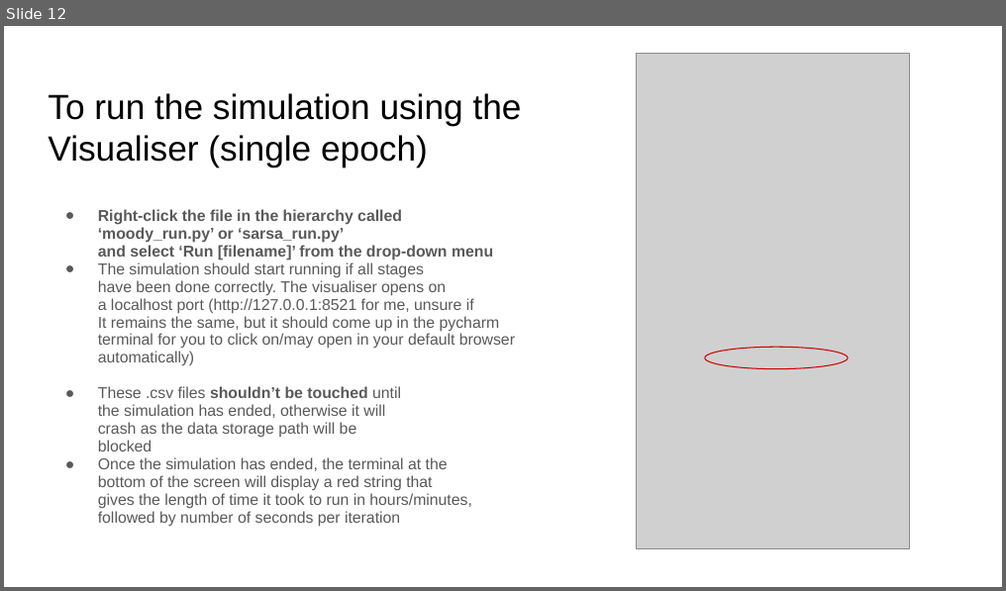
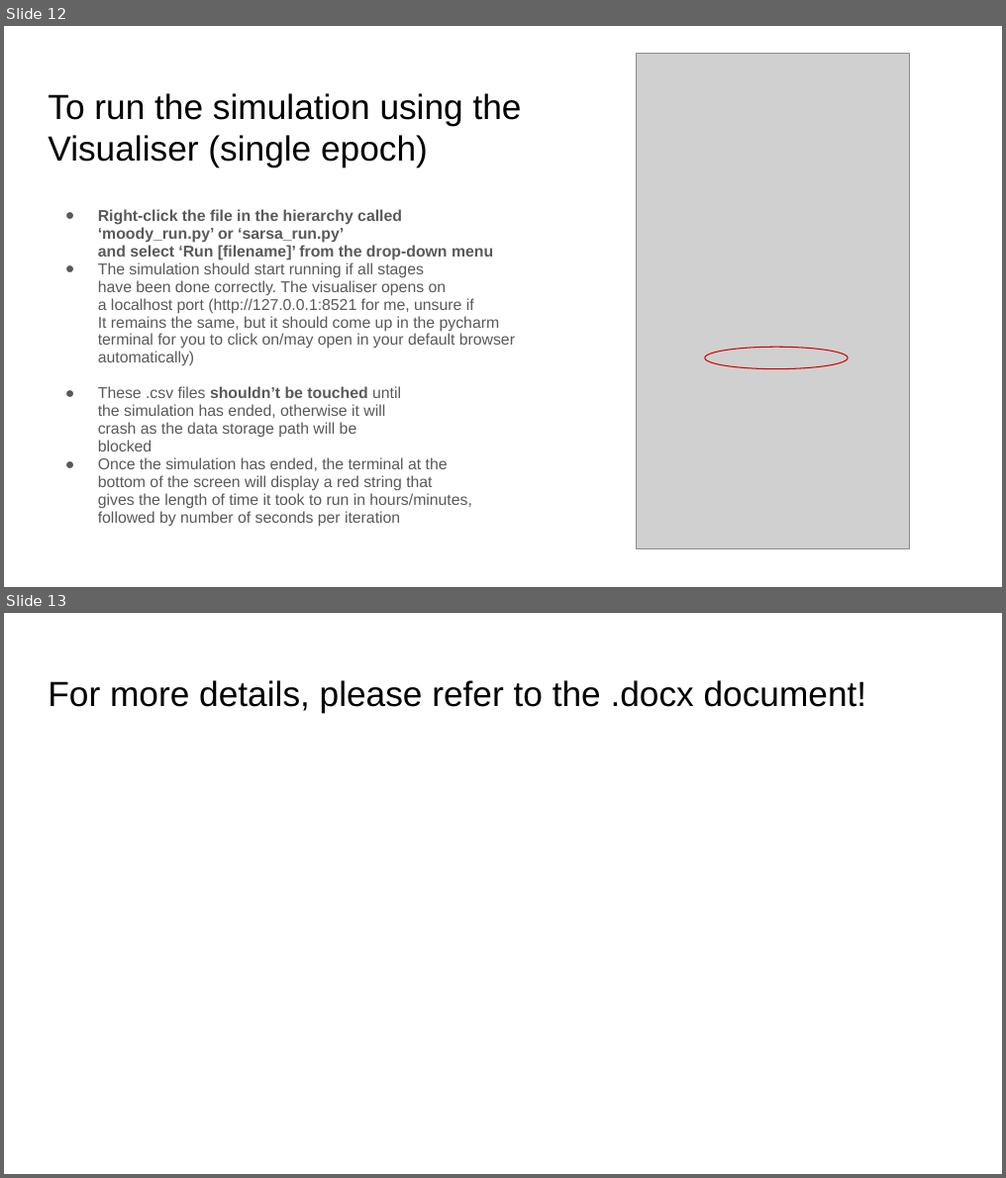
Before and after one commit to seifely/pdpython, a slide deck: pdpython_model/Setup and Run Instructions.pptx. Shown one above the other, each under a label of ours: slide 12 before the commit, slides 12 and 13 after it. The pictures are 1006x591 and 1006x1178 pixels, drawn with LibreOffice and Linux fonts; fonts in the diff are those of the drawing; grey boxes stand for pictures. Boxes give left, top, right and bottom in pixels: in the first picture for what was removed or moved away, otherwise in the second. Text is boxed around its words. In the diff, an @@ line names an element or a change of style, - is before the commit and + after.

```diff
--- a/pdpython_model/Setup and Run Instructions.pptx
+++ b/pdpython_model/Setup and Run Instructions.pptx
@@ slide 13 added at (4, 613, 1002, 1174), background #FFFFFF @@
@@ title added at (48, 680, 867, 712), 25.2 pt, text #000000 @@
+For more details, please refer to the .docx document!
```
Also in this commit, not shown: 3 slides changed, 1 slide removed, 4 other files.
